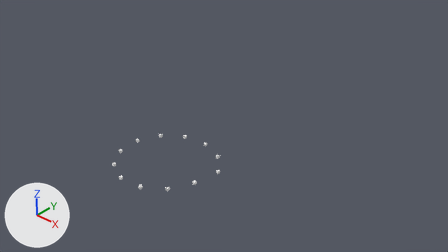
A saved change to the Blender file Basics/3D Helix.blend.
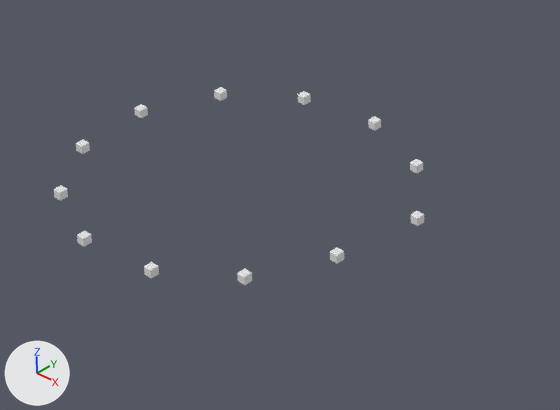
There are two pictures of each version: one from the file's camera 'Camera.001', one close up on the part from 22% to 58% of the width and 43% to 90% of the height. Every picture has the same lights, and +X, +Y and +Z are marked at lower left. The same objects are shown in both versions, whatever each file hides.
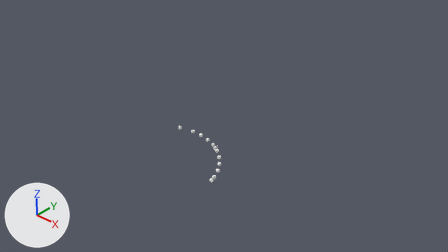
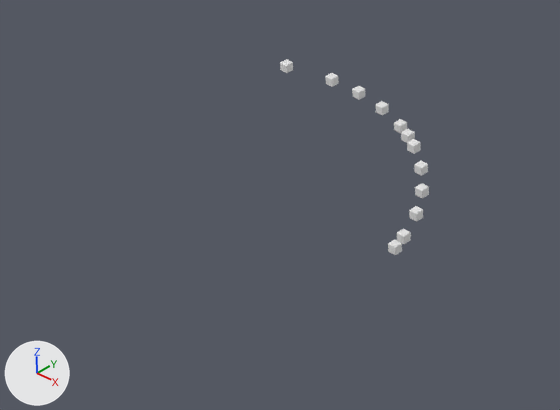
Edits to the bpy script that builds the scene:
```text
Change ob_cube_225:
    ob_cube_225.location: (-6.99, 0.63, -0.27) -> (-5.94, -2.29, -0.18)
Change ob_cube_226:
    ob_cube_226.location: (-10.41, 4.25, -0.11) -> (-6.89, 0.43, 0.18)
Change ob_cube_227:
    ob_cube_227.location: (-15.16, 5.78, 0.05) -> (-7.94, 2.03, 0.43)
Change ob_cube_228:
    ob_cube_228.location: (-20.05, 4.83, 0.21) -> (-9.27, 3.41, 0.67)
Change ob_cube_229:
    ob_cube_229.location: (-23.87, 1.63, 0.37) -> (-10.85, 4.51, 0.92)
Change ob_cube_230:
    ob_cube_230.location: (-25.68, -3.01, 0.53) -> (-14.48, 5.72, 1.41)
Change ob_cube_231:
    ob_cube_231.location: (-25.02, -7.95, 0.69) -> (-18.29, 5.47, 1.9)
Change ob_cube_232:
    ob_cube_232.location: (-22.06, -11.96, 0.85) -> (-20.94, 4.35, 2.27)
Change ob_cube_233:
    ob_cube_233.location: (-17.53, -14.04, 1.01) -> (-16.4, 5.78, 1.65)
Change ob_cube_234:
    ob_cube_234.location: (-12.56, -13.68, 1.17) -> (-12.6, 5.29, 1.16)
Change ob_cube_235:
    ob_cube_235.location: (-8.39, -10.96, 1.33) -> (-11.71, 4.94, 1.04)
Change ob_cube_236:
    ob_cube_236.location: (-6.04, -6.57, 1.49) -> (-6.17, -1.36, -0.06)
```

Where the change shows, as pixel boxes (x1, y1, x2, y2) in the close-ups (560 x 410 px):
'Cube.236', moved: before (330, 247, 344, 264); after (397, 229, 411, 244)
'Cube.225', moved: before (410, 211, 424, 226); after (388, 239, 402, 255)
'Cube.235', moved: before (237, 269, 252, 285); after (401, 129, 415, 143)
'Cube.234', moved: before (144, 262, 159, 278); after (394, 119, 407, 134)
'Cube.226', moved: before (410, 159, 423, 174); after (409, 206, 423, 222)
'Cube.233', moved: before (77, 231, 92, 247); after (352, 86, 365, 100)
'Cube.227', moved: before (368, 116, 381, 131); after (415, 183, 429, 198)
'Cube.232', moved: before (54, 185, 68, 201); after (280, 59, 293, 73)
'Cube.229', moved: before (214, 87, 227, 101); after (407, 139, 421, 154)
'Cube.228', moved: before (298, 91, 311, 105); after (414, 161, 428, 176)
'Cube.230', moved: before (134, 104, 148, 118); after (376, 101, 389, 115)
'Cube.231', moved: before (76, 139, 90, 154); after (326, 73, 339, 87)
